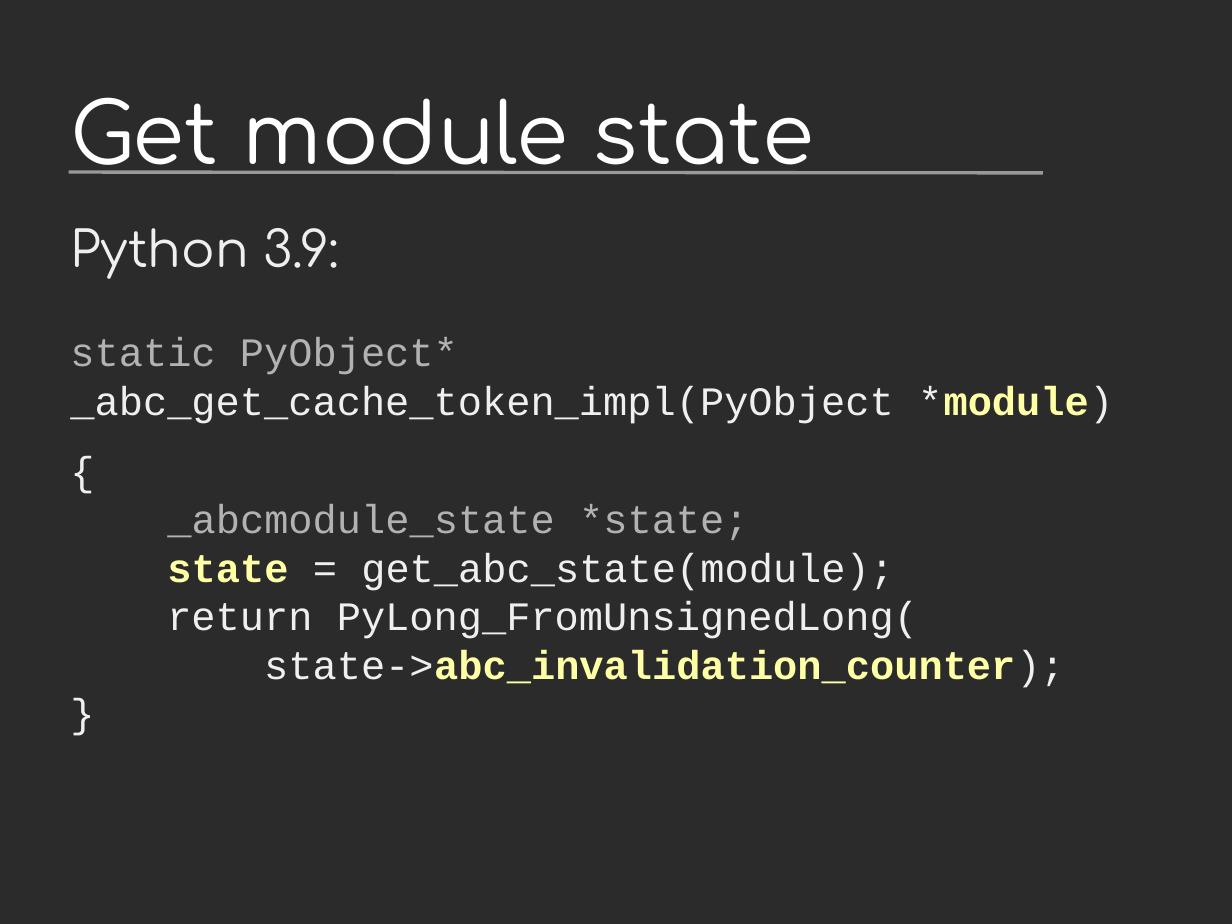
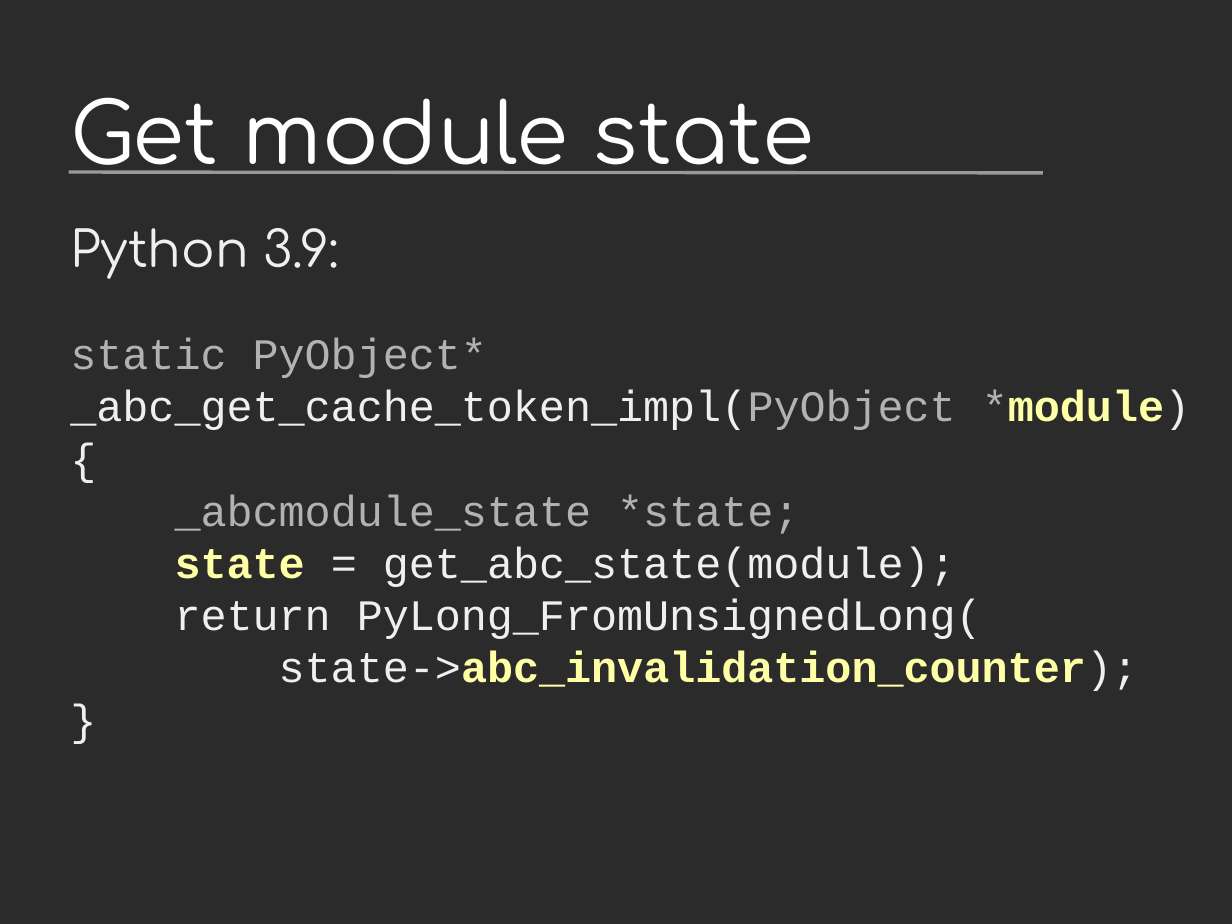
Before and after one commit to vstinner/talks, a slide deck: slide 32 of 2021-PyconUS/subinterpreters.odp (slide 31 before the commit). Drawn at 1232x924 pixels with LibreOffice and Linux fonts; fonts in the diff are those of the drawing; background and template pictures are left out; a plain dark background stands for a picture behind light text. Boxes give left, top, right and bottom in pixels: in the first picture for what was removed or moved away, otherwise in the second. Text is boxed around its words. In the diff, an @@ line names an element or a change of style, - is before the commit and + after.

```diff
--- a/2021-PyconUS/subinterpreters.odp
+++ b/2021-PyconUS/subinterpreters.odp
@@ text at bbox=[70, 228, 1190, 691]: text changed; size 26 to 28 pt @@
-Python 3.9:
-static PyObject*
-_abc_get_cache_token_impl(PyObject *module)
-{
-_abcmodule_state *state;
-state = get_abc_state(module);
-return PyLong_FromUnsignedLong(
-state->abc_invalidation_counter);
-}
+Python 3.9:
+static PyObject*
+_abc_get_cache_token_impl(PyObject *module)
+{
+_abcmodule_state *state;
+state = get_abc_state(module);
+return PyLong_FromUnsignedLong(
+state->abc_invalidation_counter);
+}
```
Also in this commit, not shown: 28 other slides changed, 3 slides added, 2 other files.
